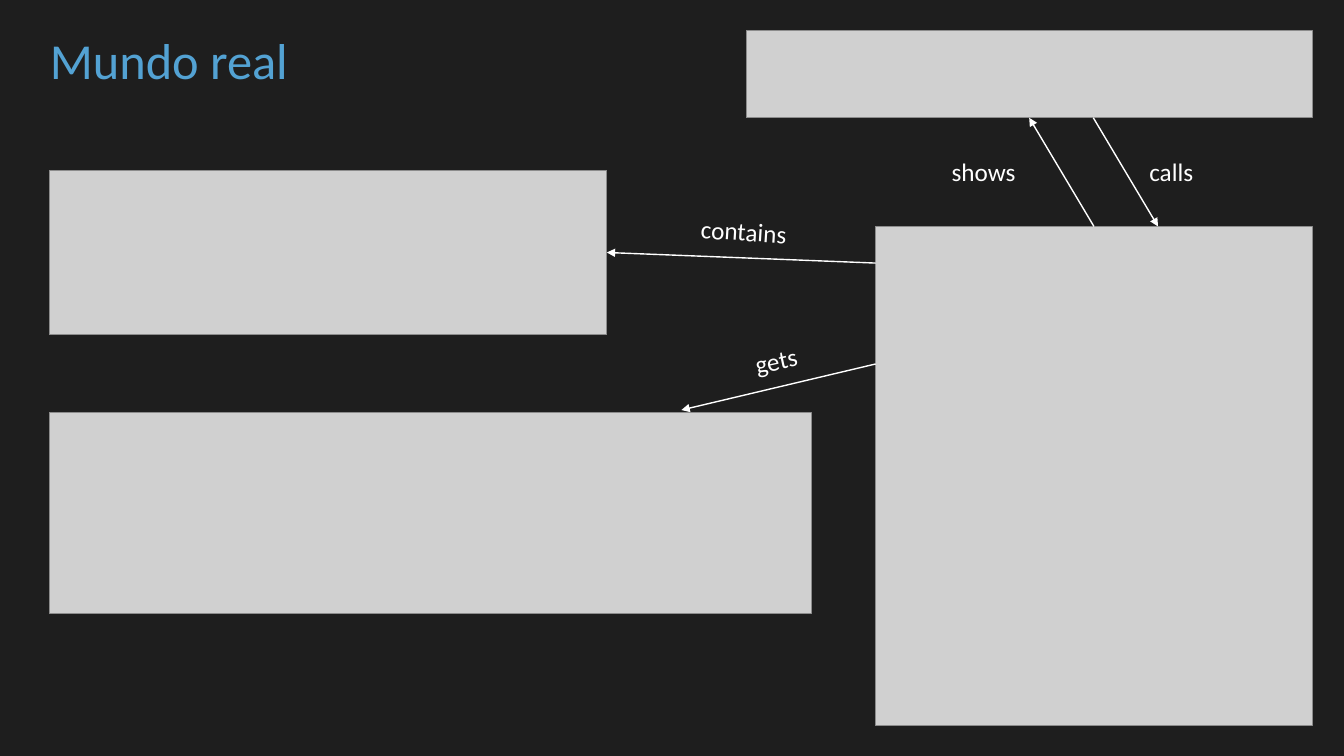
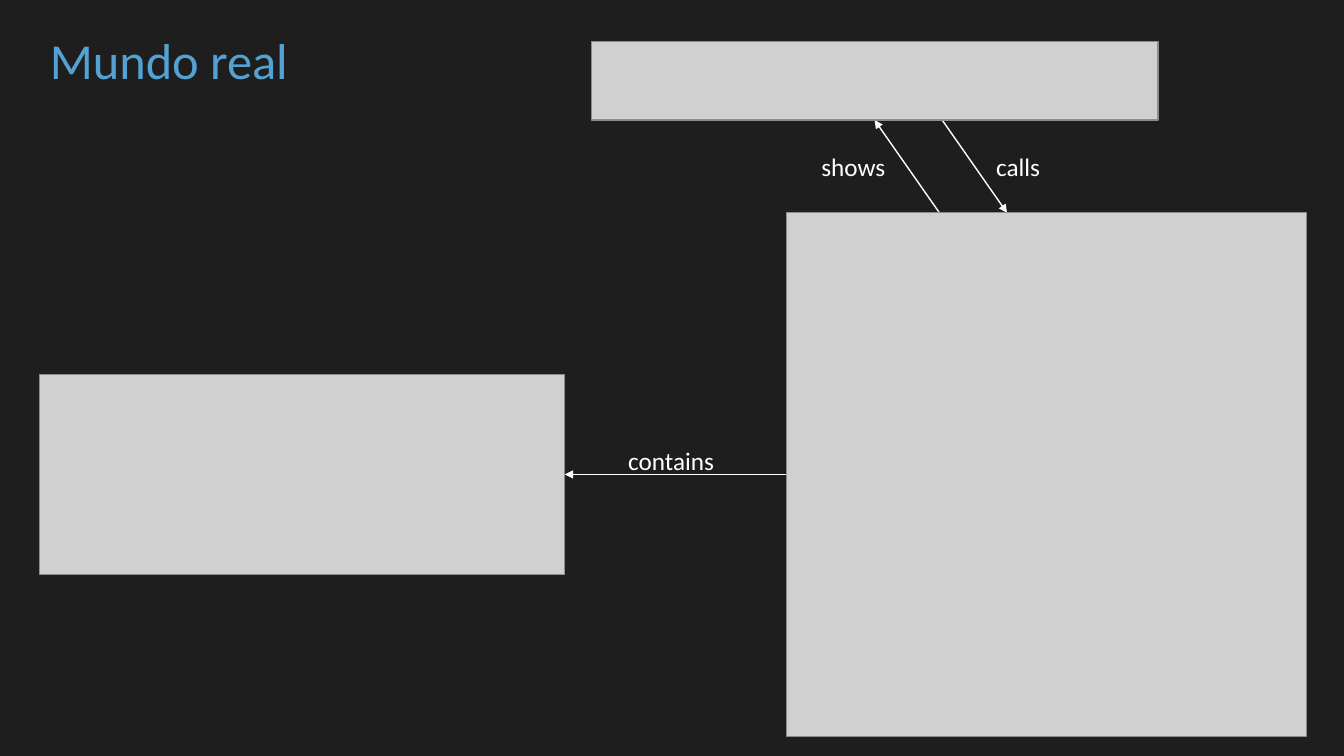
Before and after one commit to cbastos/jsdaycan2019-typescript-patterns, a slide deck: slide 36 of slides/Patrones de diseño con Typescript en el mundo real.pptx. Drawn at 1344x756 pixels with LibreOffice and Linux fonts; fonts in the diff are those of the drawing; grey boxes stand for pictures. Boxes give left, top, right and bottom in pixels: in the first picture for what was removed or moved away, otherwise in the second. Text is boxed around its words. In the diff, an @@ line names an element or a change of style, - is before the commit and + after.

```diff
--- a/slides/Patrones de diseño con Typescript en el mundo real.pptx
+++ b/slides/Patrones de diseño con Typescript en el mundo real.pptx
@@ picture added at bbox=[591, 41, 1157, 120] @@
@@ picture removed at bbox=[746, 30, 1312, 117] @@
@@ text "shows": place and size @@
-text "shows" at bbox=[952, 163, 1016, 181]
+text "shows" at bbox=[821, 158, 885, 176]
@@ arrow moved from (1094, 227) - (1029, 118) to (940, 213) - (875, 120) @@
@@ arrow moved from (1158, 227) - (1094, 118) to (1007, 213) - (943, 120) @@
@@ text "calls": place and size @@
-text "calls" at bbox=[1149, 163, 1193, 181]
+text "calls" at bbox=[996, 158, 1040, 176]
@@ picture removed at bbox=[49, 170, 607, 335] @@
@@ picture: place and size @@
-picture at bbox=[876, 227, 1313, 726]
+picture at bbox=[787, 213, 1307, 736]
@@ text removed at bbox=[757, 352, 798, 378] @@
-gets
@@ picture added at bbox=[40, 374, 566, 575] @@
@@ arrow removed from (876, 364) to (682, 410) @@
@@ picture removed at bbox=[49, 413, 812, 614] @@
@@ text "contains": place and size @@
-text "contains" at bbox=[700, 224, 786, 244]
+text "contains" at bbox=[628, 452, 714, 475]
@@ text "contains" at bbox=[628, 452, 714, 475]: rotation 3 to 0 degrees @@
@@ arrow moved from (876, 263) - (607, 252) to (787, 475) - (565, 475) @@
```
Also in this commit, not shown: 1 other slide changed, 15 other files.
